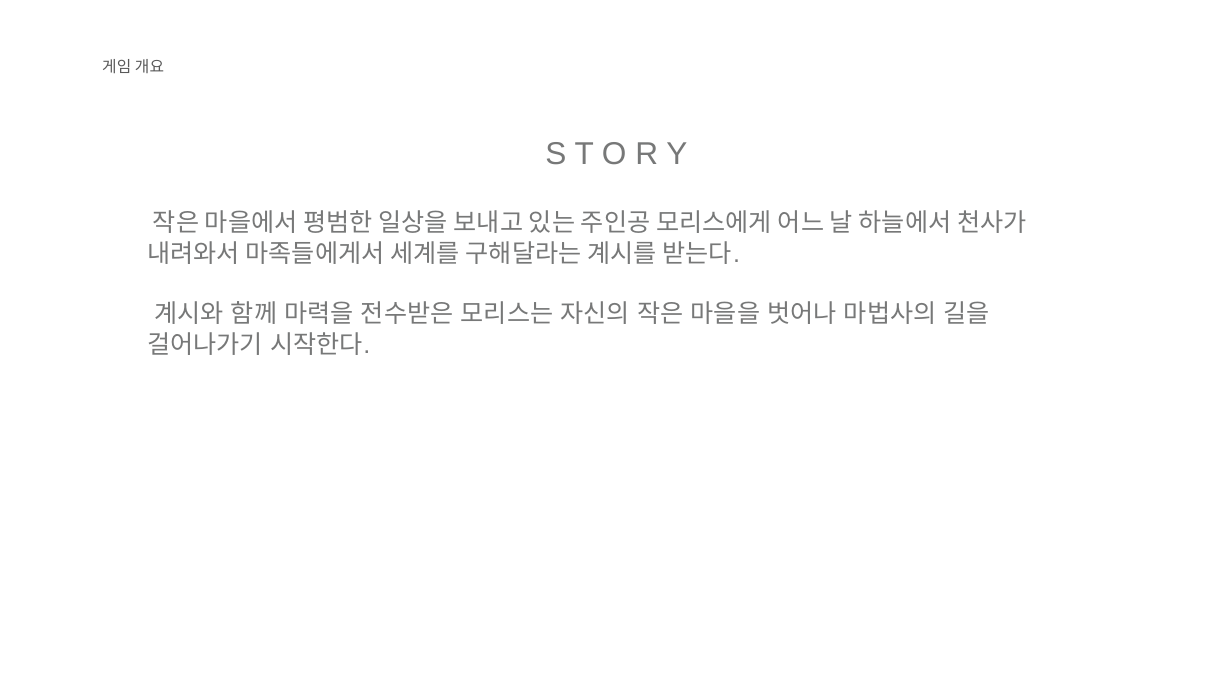
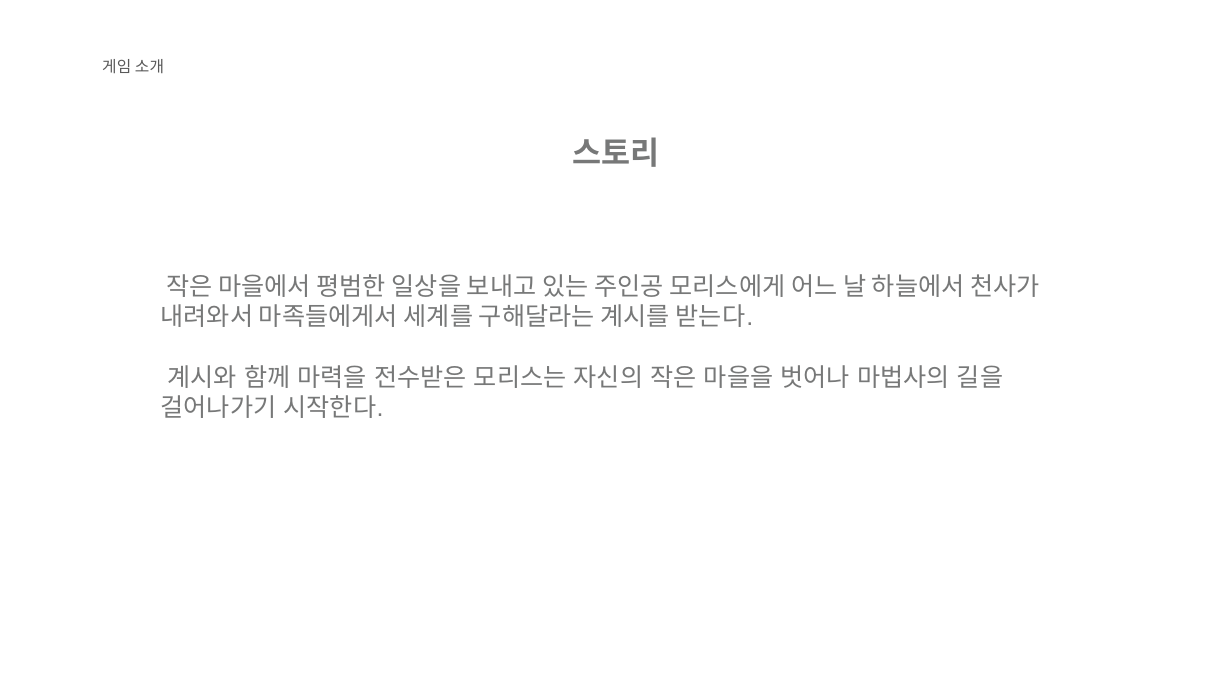
Before and after one commit to KJGoody/Daemonis, a slide deck: slide 4 of Deamonis(데모니스) 기획서/Daemonis PPT.pptx. Drawn at 1232x693 pixels with LibreOffice and Linux fonts; fonts in the diff are those of the drawing; background and template pictures are left out. Boxes give left, top, right and bottom in pixels: in the first picture for what was removed or moved away, otherwise in the second. Text is boxed around its words. In the diff, an @@ line names an element or a change of style, - is before the commit and + after.

```diff
--- a/Deamonis(데모니스) 기획서/Daemonis PPT.pptx
+++ b/Deamonis(데모니스) 기획서/Daemonis PPT.pptx
@@ text at (102,59,164,73): text changed @@
-게임 개요
+게임 소개
@@ text at (573,137,660,167): text changed; bold on @@
-S T O R Y
+스토리
@@ text "작은 마을에서 평범한 일상을 보내고 ...": place and size @@
-text "작은 마을에서 평범한 일상을 보내고 ..." at (147,210,1027,355)
+text "작은 마을에서 평범한 일상을 보내고 ..." at (160,274,1040,418)
```
Also in this commit, not shown: 1 other slide changed, 13 slides added, 11 slides removed, 1 other file.
